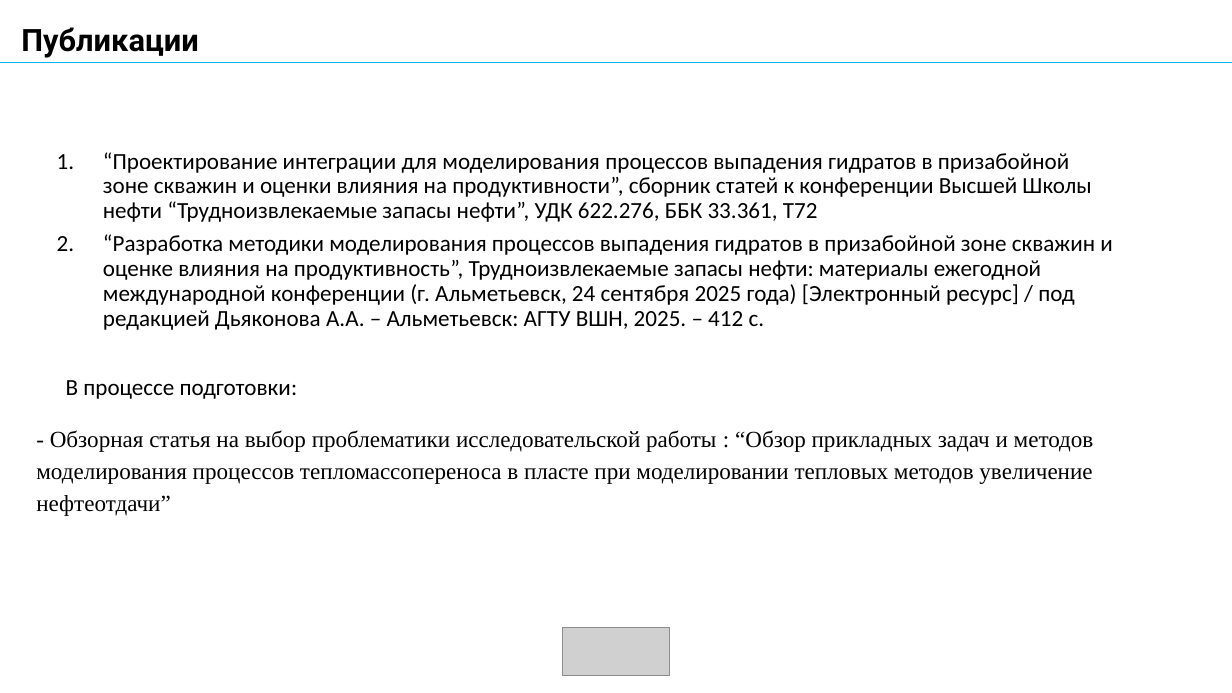
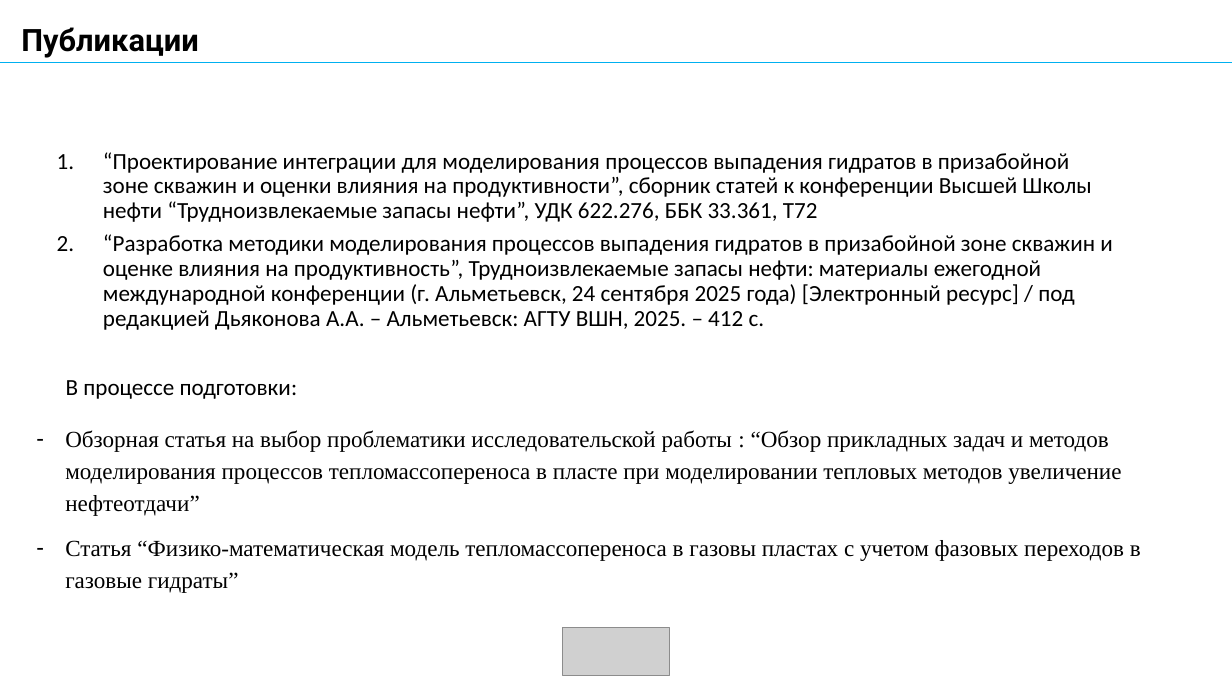
Before and after one commit to AlxndrKlbk/PhD_scriptorium, a slide deck: slide 22 of my_articles/3_course/автореферат/Kolbeko_AB.pptx (slide 17 before the commit). Drawn at 1232x693 pixels with LibreOffice and Linux fonts; fonts in the diff are those of the drawing; grey boxes stand for pictures. Boxes give left, top, right and bottom in pixels: in the first picture for what was removed or moved away, otherwise in the second. Text is boxed around its words. In the diff, an @@ line names an element or a change of style, - is before the commit and + after.

```diff
--- a/my_articles/3_course/автореферат/Kolbeko_AB.pptx
+++ b/my_articles/3_course/автореферат/Kolbeko_AB.pptx
@@ text at bbox=[65, 430, 1141, 593]: text changed @@
-- Обзорная статья на выбор проблематики исследовательской работы : “Обзор прикладных задач и методов моделирования процессов тепломассопереноса в пласте при моделировании тепловых методов увеличение нефтеотдачи”
+– Обзорная статья на выбор проблематики исследовательской работы : “Обзор прикладных задач и методов моделирования процессов тепломассопереноса в пласте при моделировании тепловых методов увеличение нефтеотдачи”
+– Статья “Физико-математическая модель тепломассопереноса в газовы пластах с учетом фазовых переходов в газовые гидраты”
```
Also in this commit, not shown: 9 other slides changed, 7 slides added, 2 slides removed, 3 other files.
